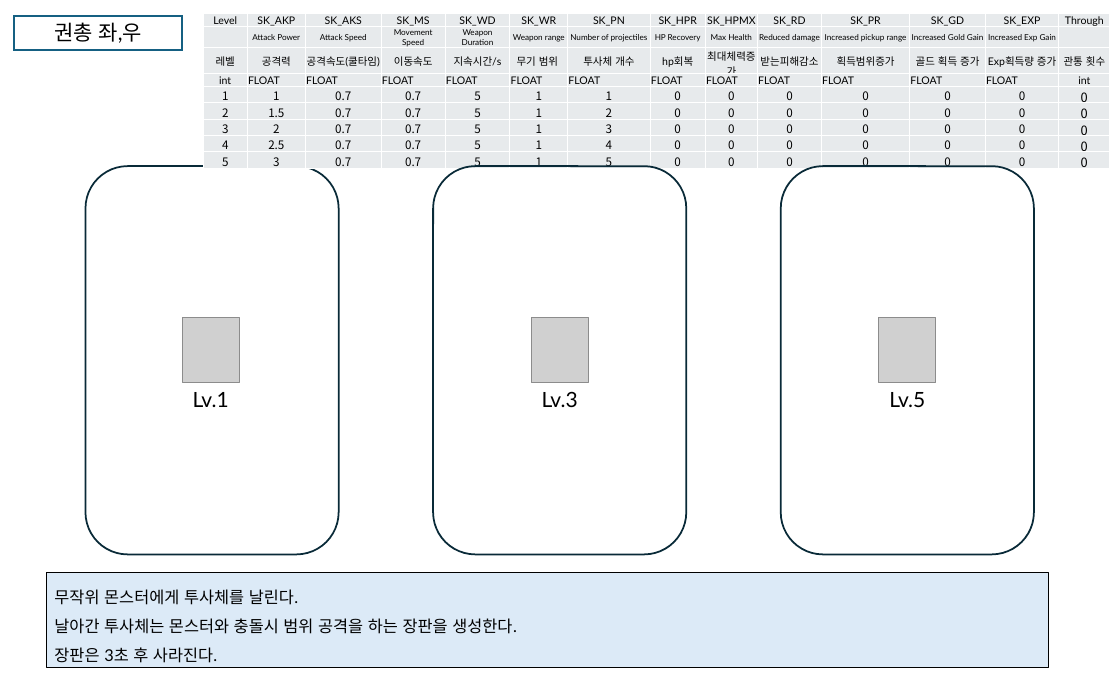
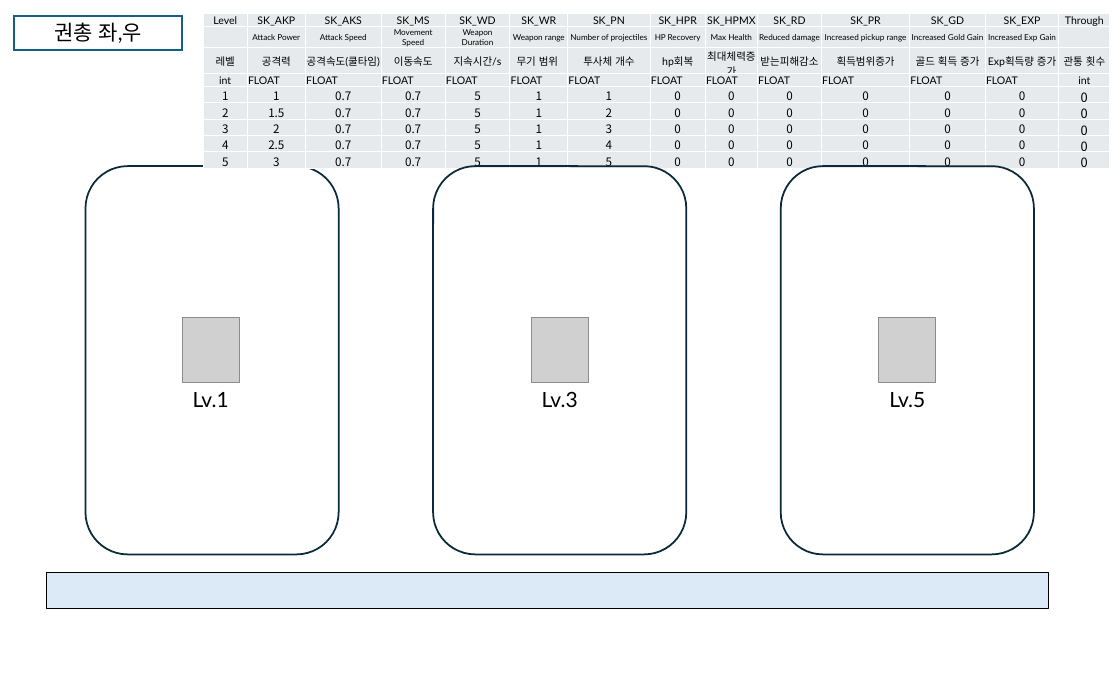
Before and after one commit to sms3072/wepatens, a slide deck: slide 8 of contents/동물서바이벌/문서/동물서바이벌_스킬.pptx (slide 10 before the commit). Drawn at 1120x694 pixels with LibreOffice and Linux fonts; fonts in the diff are those of the drawing; grey boxes stand for pictures. Boxes give left, top, right and bottom in pixels: in the first picture for what was removed or moved away, otherwise in the second. Text is boxed around its words. In the diff, an @@ line names an element or a change of style, - is before the commit and + after.

```diff
--- a/contents/동물서바이벌/문서/동물서바이벌_스킬.pptx
+++ b/contents/동물서바이벌/문서/동물서바이벌_스킬.pptx
@@ rectangle: place and size @@
-rectangle at box(46, 573, 1049, 667)
+rectangle at box(46, 573, 1049, 608)
@@ text in rectangle at box(54, 589, 517, 663): text removed @@
-무작위 몬스터에게 투사체를 날린다.
-날아간 투사체는 몬스터와 충돌시 범위 공격을 하는 장판을 생성한다.
-장판은 3초 후 사라진다.
```
Also in this commit, not shown: 5 other slides changed, 3 slides removed, 35 other files.
